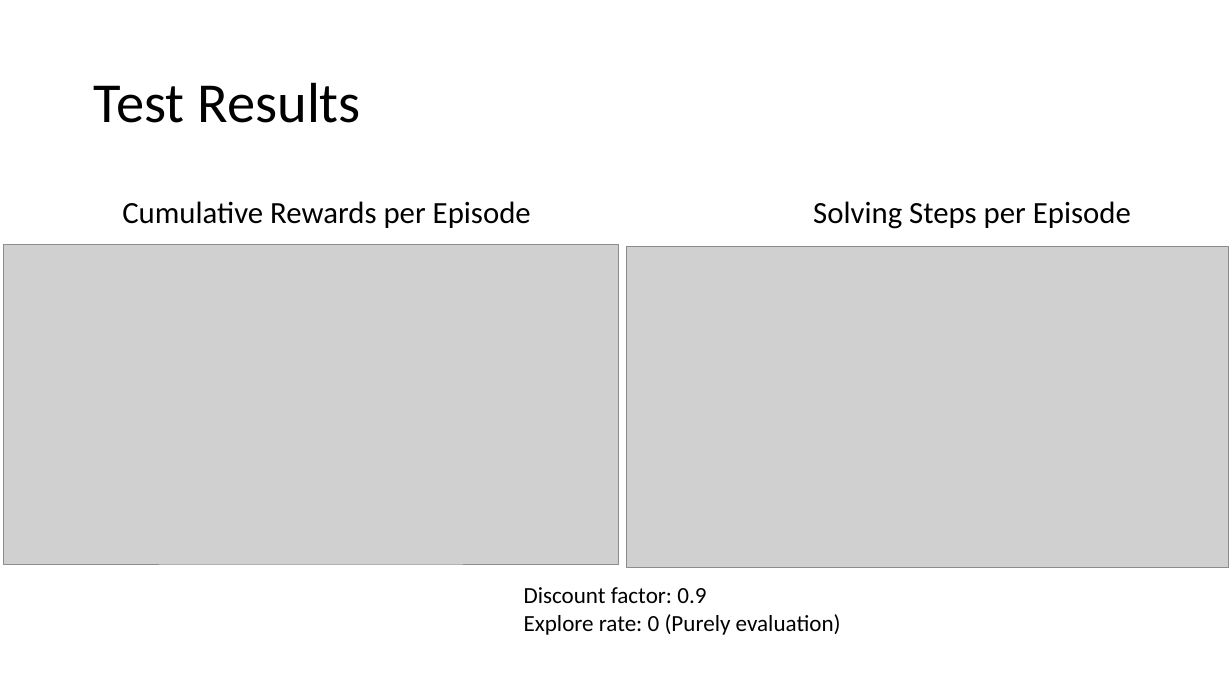
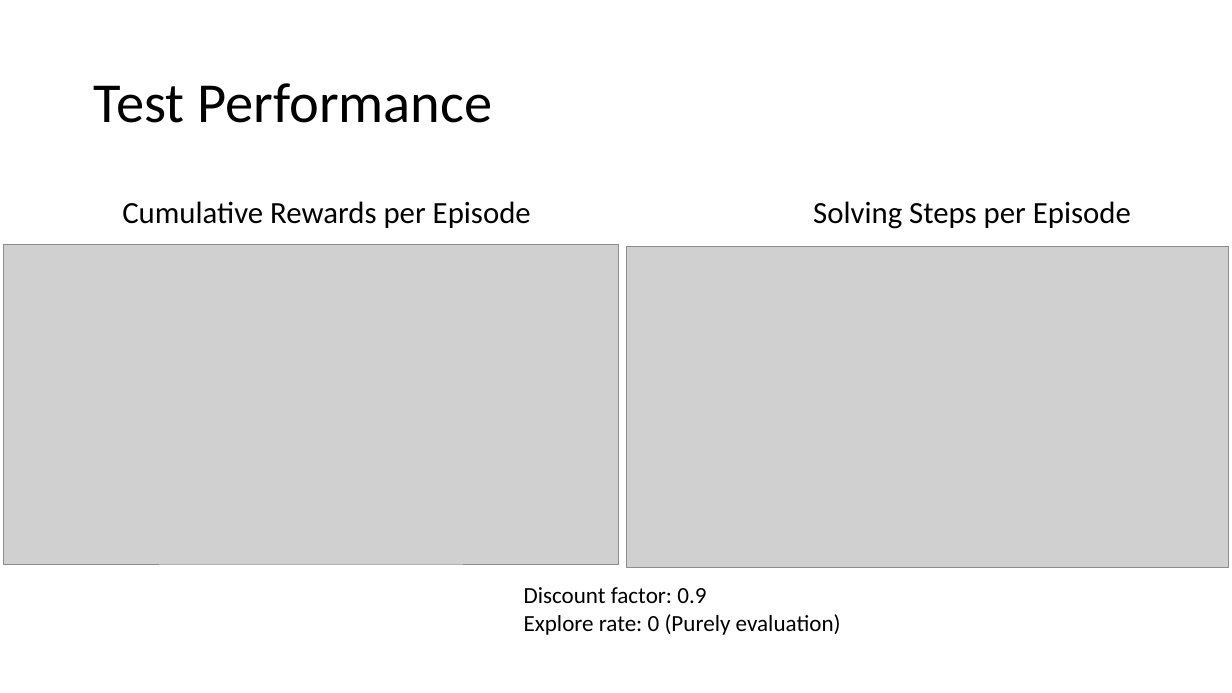
Before and after one commit to Albertlor/maze_solver, a slide deck: slide 6 of materials/maze_solver.pptx. Drawn at 1232x693 pixels with LibreOffice and Linux fonts; fonts in the diff are those of the drawing; grey boxes stand for pictures. Boxes give left, top, right and bottom in pixels: in the first picture for what was removed or moved away, otherwise in the second. Text is boxed around its words. In the diff, an @@ line names an element or a change of style, - is before the commit and + after.

```diff
--- a/materials/maze_solver.pptx
+++ b/materials/maze_solver.pptx
@@ title at (x1=94, y1=83, x2=493, y2=123): text changed @@
-Test Results
+Test Performance
```
Also in this commit, not shown: 2 other slides changed, 1 other file.
